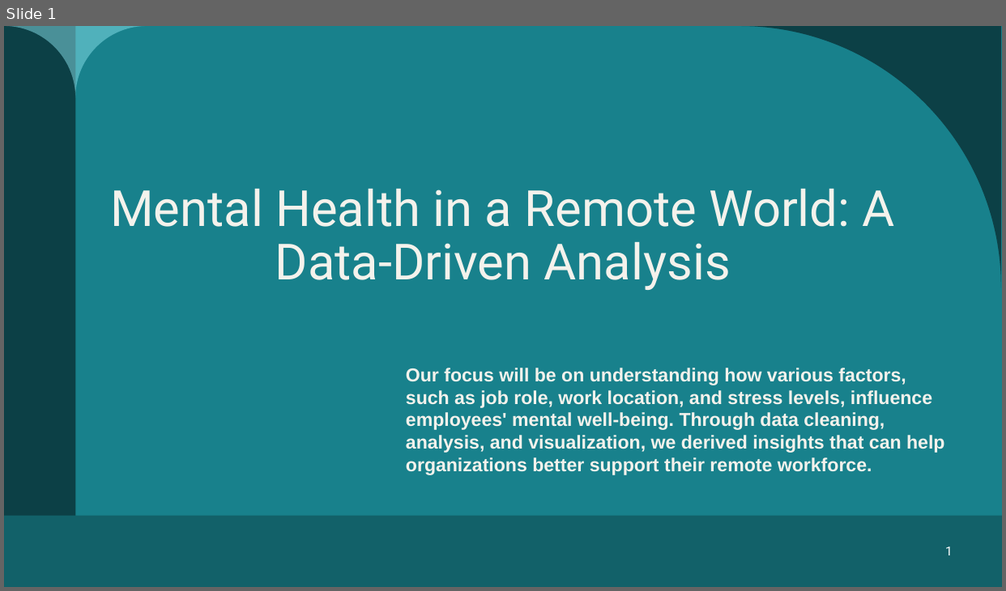
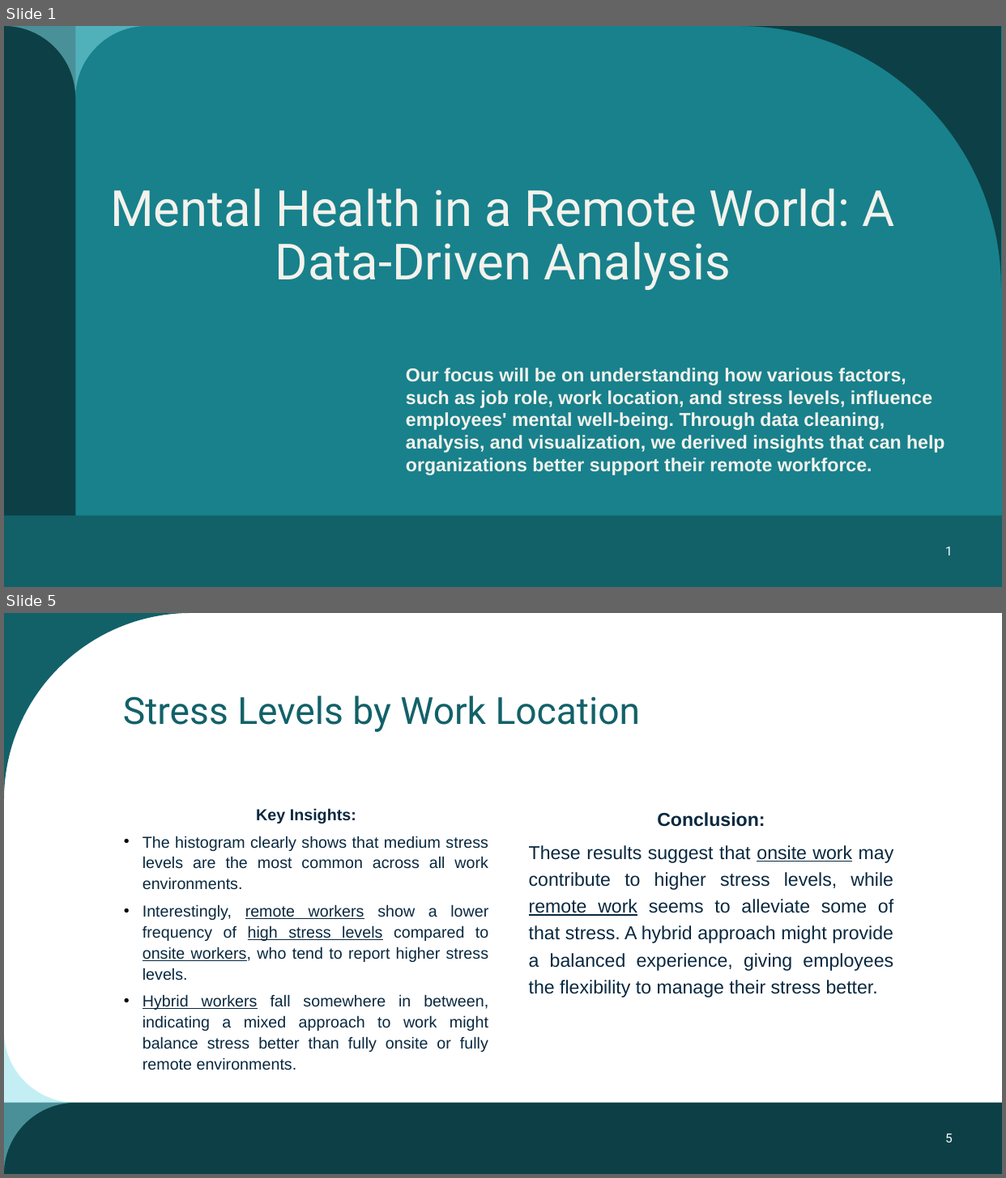
Before and after one commit to AzaniaHH/Project-3, a slide deck: Mental Health presentation.pptx. Shown one above the other, each under a label of ours: slide 1 before the commit, slides 1 and 5 after it; the slides between them are not shown. The pictures are 1006x591 and 1006x1178 pixels, drawn with LibreOffice and Linux fonts; fonts in the diff are those of the drawing. Boxes give left, top, right and bottom in pixels: in the first picture for what was removed or moved away, otherwise in the second. Text is boxed around its words. In the diff, an @@ line names an element or a change of style, - is before the commit and + after.

```diff
--- a/Mental Health presentation.pptx
+++ b/Mental Health presentation.pptx
@@ slide 5 added at bbox=[4, 613, 1002, 1174], background #FFFFFF @@
@@ freeform shape added at bbox=[4, 613, 191, 800], fill #126169 @@
@@ title added at bbox=[123, 696, 641, 732], 36 pt, text #126169 @@
+Stress Levels by Work Location
@@ text added at bbox=[143, 808, 488, 1071], 15.3 pt, text #09283F @@
+Key Insights:
+• The histogram clearly shows that medium stress levels are the most common across all work environments.
+• Interestingly, remote workers show a lower frequency of high stress levels compared to onsite workers, who tend to report higher stress levels.
+• Hybrid workers fall somewhere in between, indicating a mixed approach to work might balance stress better than fully onsite or fully remote environments.
@@ text added at bbox=[529, 812, 894, 998], 18 pt, text #09283F @@
+Conclusion:
+These results suggest that onsite work may contribute to higher stress levels, while remote work seems to alleviate some of that stress. A hybrid approach might provide a balanced experience, giving employees the flexibility to manage their stress better.
@@ freeform shape added at bbox=[4, 1032, 76, 1174], fill #89E1EB at 50% opacity @@
@@ rectangle added at bbox=[4, 1102, 1002, 1174], fill #0C4046 @@
@@ page number added at bbox=[945, 1134, 953, 1143], 12 pt, text #FFFFFF @@
+5
```
Also in this commit, not shown: 2 slides changed, 14 other slides added, 5 slides removed.
